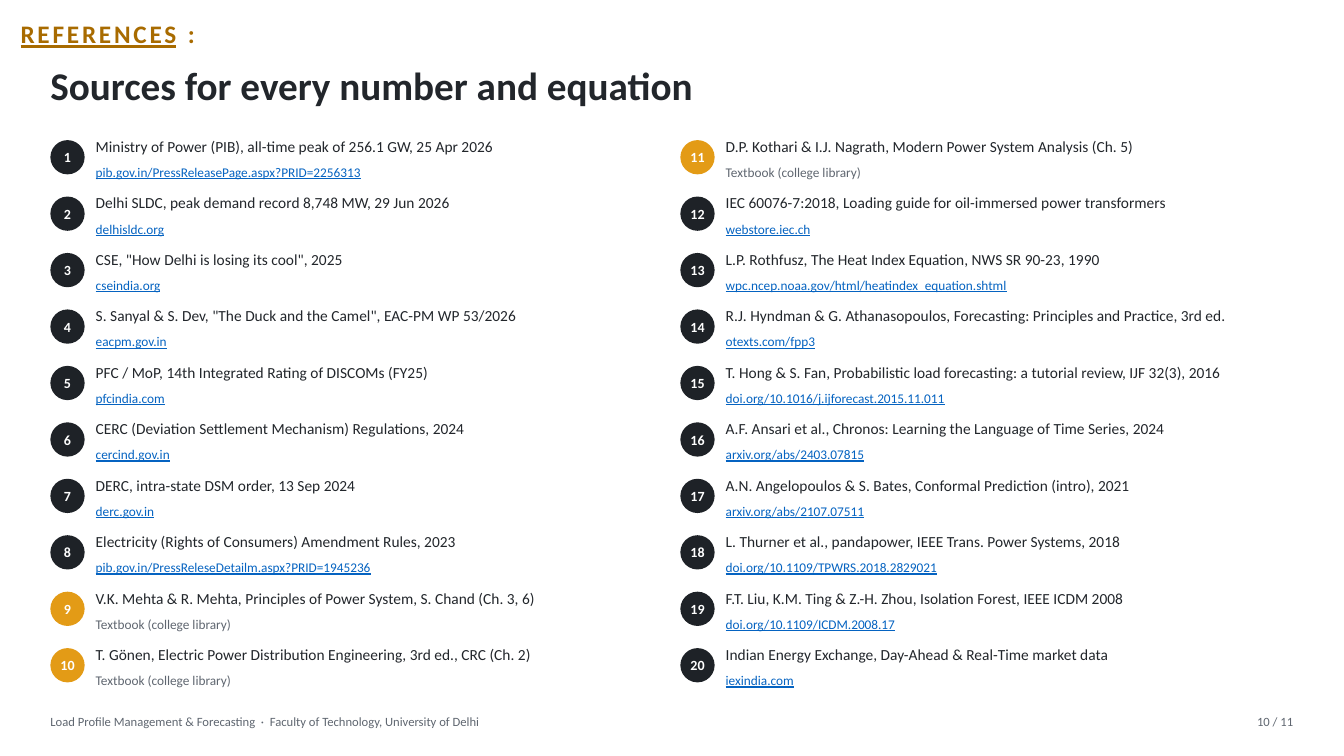
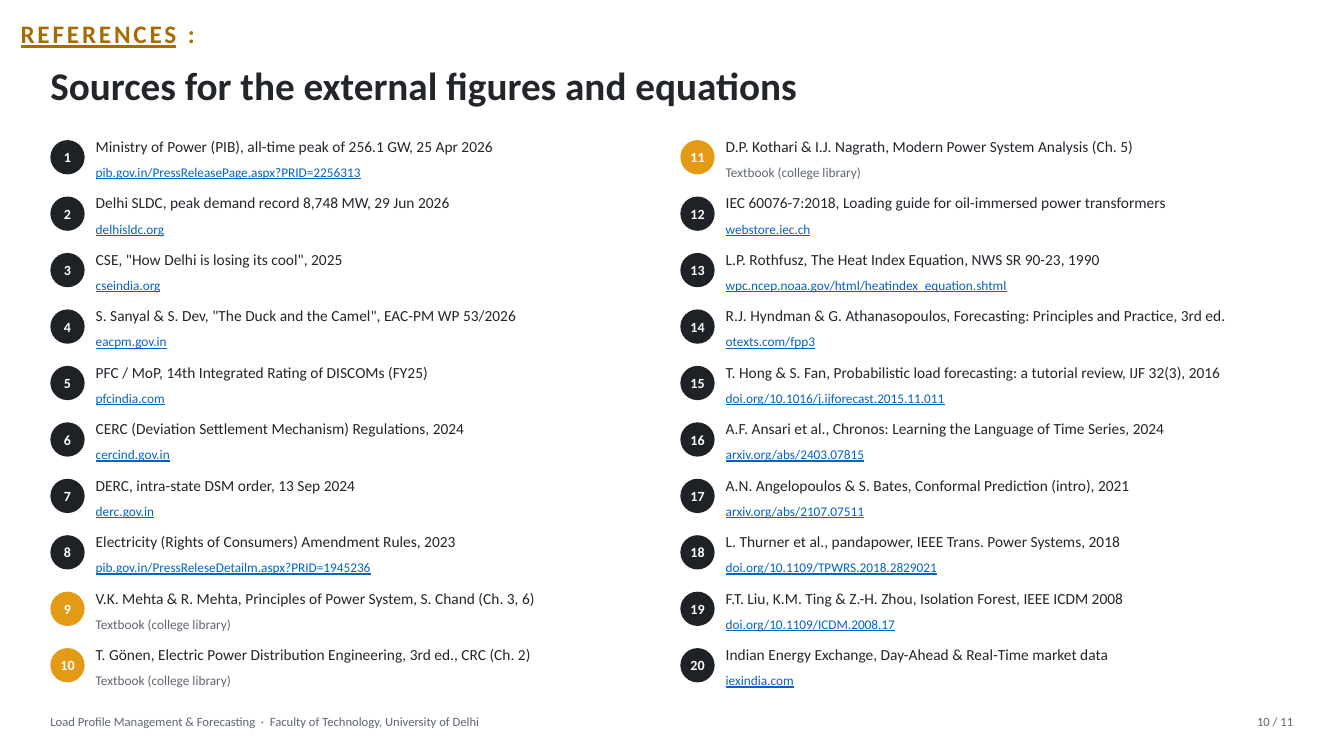
Before and after one commit to Vansh-lab/lpmf, a slide deck: slide 10 of docs/LPMF_Project_Presentation.pptx. Drawn at 1344x756 pixels with LibreOffice and Linux fonts; fonts in the diff are those of the drawing. Boxes give left, top, right and bottom in pixels: in the first picture for what was removed or moved away, otherwise in the second. Text is boxed around its words. In the diff, an @@ line names an element or a change of style, - is before the commit and + after.

```diff
--- a/docs/LPMF_Project_Presentation.pptx
+++ b/docs/LPMF_Project_Presentation.pptx
@@ text at (x1=50, y1=72, x2=796, y2=107): text changed @@
-Sources for every number and equation
+Sources for the external figures and equations
```
Also in this commit, not shown: 7 other slides changed, 6 other files.
